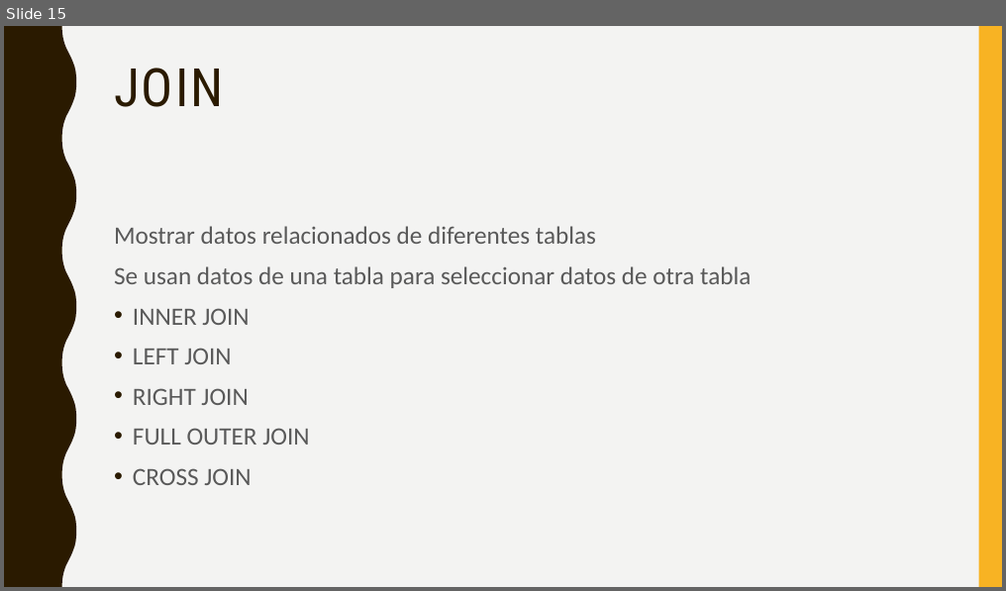
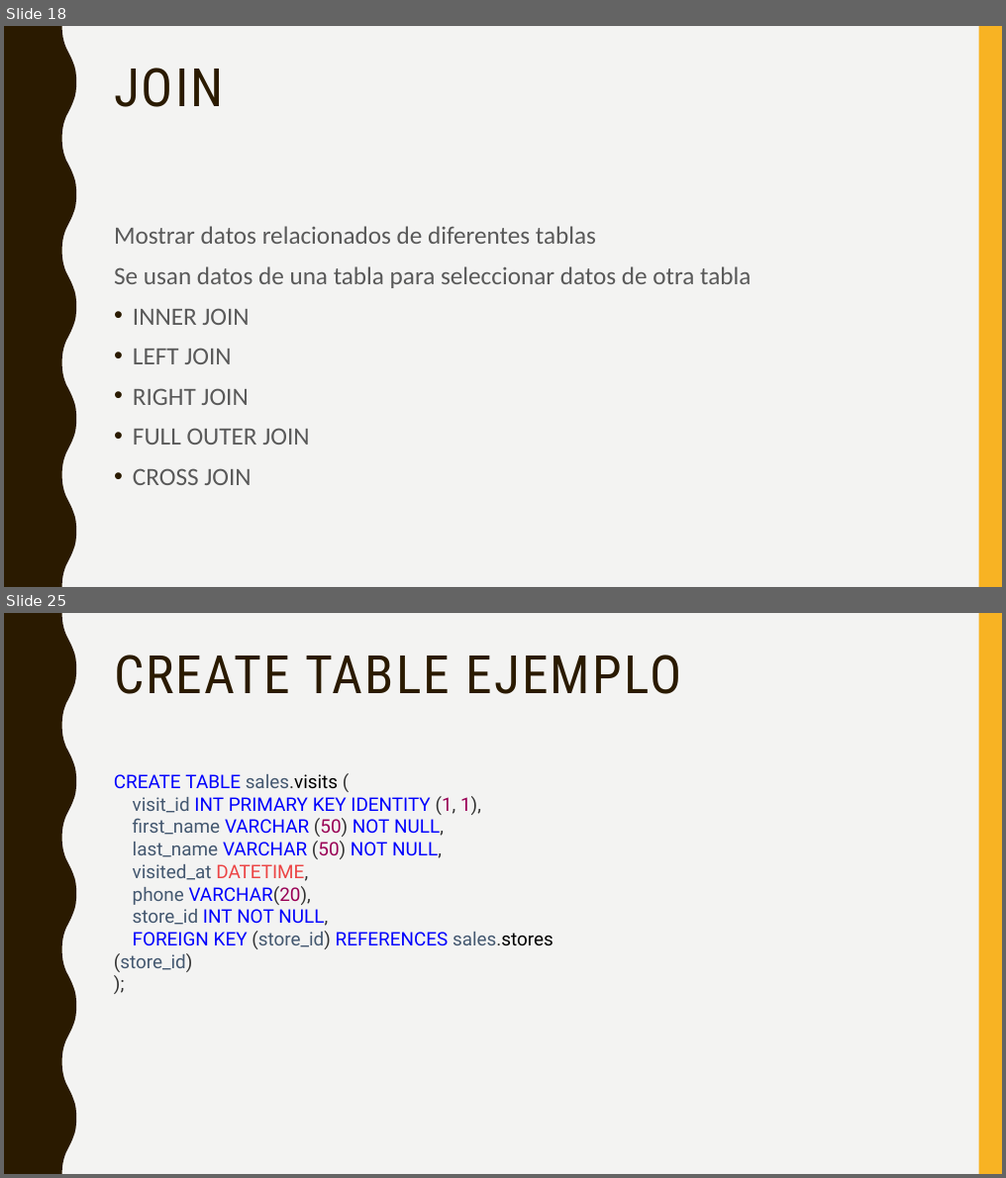
Before and after one commit to crisgon123/backend.tecsup3, a slide deck: Semana 7/Dia 2/Sql server.pptx. Shown one above the other, each under a label of ours: slide 15 before the commit, slides 18 and 25 after it; the slides between them are not shown. The pictures are 1006x591 and 1006x1178 pixels, drawn with LibreOffice and Linux fonts; fonts in the diff are those of the drawing. Boxes give left, top, right and bottom in pixels: in the first picture for what was removed or moved away, otherwise in the second. Text is boxed around its words. In the diff, an @@ line names an element or a change of style, - is before the commit and + after.

```diff
--- a/Semana 7/Dia 2/Sql server.pptx
+++ b/Semana 7/Dia 2/Sql server.pptx
@@ slide 25 added at (x1=4, y1=613, x2=1002, y2=1174), background #F3F3F2; not listed: 2 template elements that a slide beside it also shows @@
@@ title added at (x1=114, y1=655, x2=682, y2=694), 51 pt, text #2A1A00 @@
+CREATE TABLE EJEMPLO
@@ text added at (x1=114, y1=774, x2=553, y2=972), 18 pt, text #0101FD @@
+CREATE TABLE sales.visits (
+visit_id INT PRIMARY KEY IDENTITY (1, 1),
+first_name VARCHAR (50) NOT NULL,
+last_name VARCHAR (50) NOT NULL,
+visited_at DATETIME,
+phone VARCHAR(20),
+store_id INT NOT NULL,
+FOREIGN KEY (store_id) REFERENCES sales.stores (store_id)
+);
@@ what was slide 15 is now slide 18 @@
```
Also in this commit, not shown: 1 slide changed, 15 other slides added, 1 other file.
